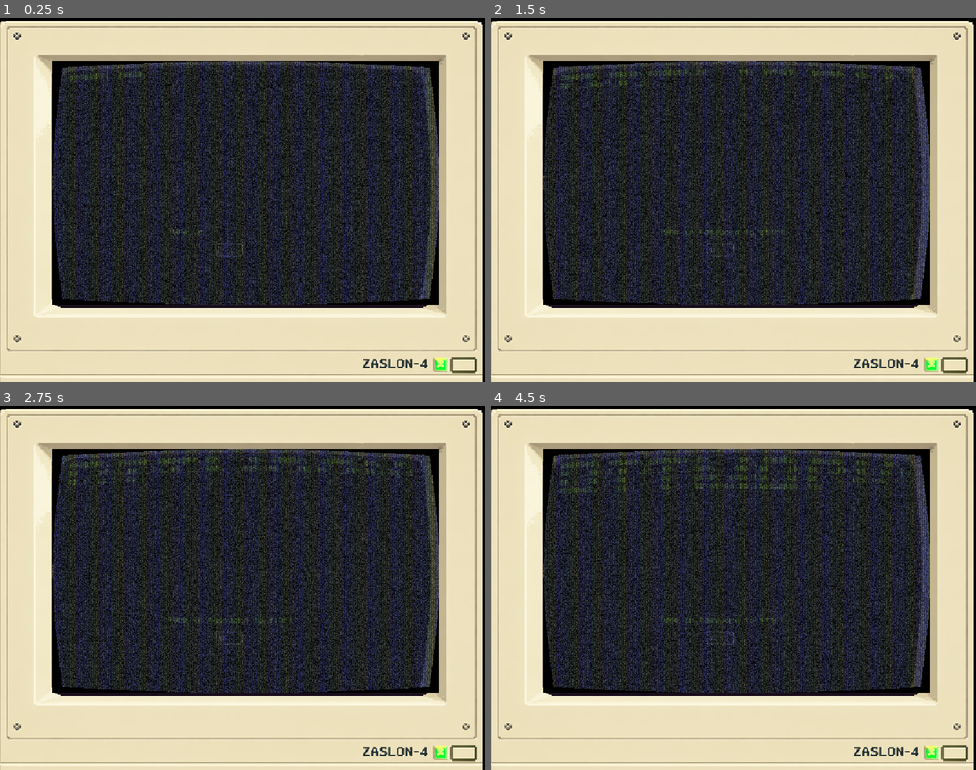
Above: before the commit, frames 1-4 (two rows, left to right).
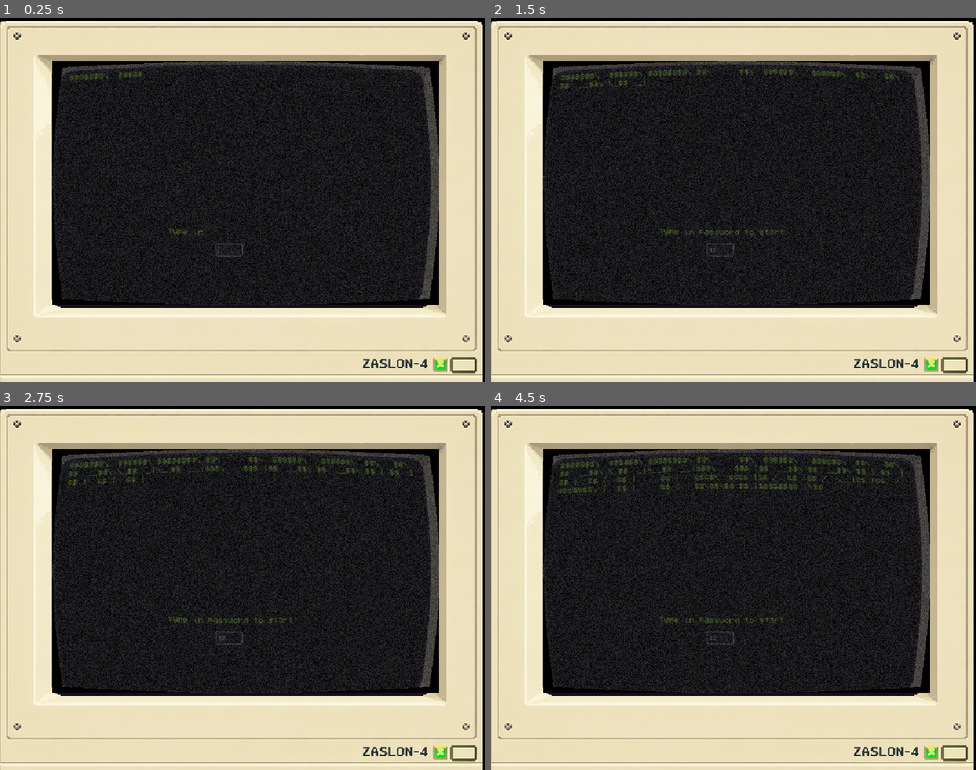
Above: after the commit, the same moments.

Repository: AdrianSmg/BITMASK--1983
Game: Godot game, scene res://Scenes/main.tscn
Same seed, same stepped clock (60 frames per second), same inputs: the game is played once before the commit and once after it.
Inputs (mouse positions are in pixels of both pictures, inside the frame that each line leads up to):
- Up to frame 1 (0.25 s): no input
- Up to frame 2 (1.5 s): click (718, 250) at 0.52 s; type "12" at 0.6 s
- Up to frame 3 (2.75 s): no input
- Up to frame 4 (4.5 s): no input

The runs differ from the first frame. In frame 1, 12% of the frame differs, in the area x 11-93%, y 11-97%; in frame 2, 12%; in frame 3, 12%; in frame 4, 12%.

Commit message:
Bug fixes + general tweaks (LEER DESC!!)
Changes:
- Arreglado el bug del dialogo.
- Nueva opcion de color en el dialogo
- Ligeros retoques al shader de la pantalla para mejor legibilidad.

NOTAS PARA FUTURO DESARROLLO:
- Cuando crees dialogo debes poner un await delante del show_dialogue ( ya hay un ejemplo )
- Los colores se acceden con Color.XXX (XXX siendo el color que sea, hay un desplegable que te muestra los colores que coincidan con tu busqueda)
- Falta el .png del post-it, el icon.png es el logo del juego. Cuando se ponga, meter textura el el nodo de sprite2D que he creado en main, solo falta poner la textura y moverlo al lado inferior izquierdo de la pantalla

Cualquier duda me dices!

Diff:
--- a/Scenes/main.tscn
+++ b/Scenes/main.tscn
@@ -3,14 +3,14 @@
 [ext_resource type="Script" uid="uid://c1lisfjvi8b86" path="res://Scripts/main.gd" id="1_jjgbg"]
 [ext_resource type="Texture2D" uid="uid://6nl2rn4lbv72" path="res://Resources/frame.png" id="2_bo1nx"]
 [ext_resource type="Shader" uid="uid://bv2ev8m3yn4oi" path="res://Shaders/crt.gdshader" id="3_8gbba"]
-[ext_resource type="Script" uid="uid://b0nra8x17equh" path="res://Scenes/Led.gd" id="4_21xkr"]
+[ext_resource type="Script" path="res://Scenes/Led.gd" id="4_21xkr"]
 
 [sub_resource type="ShaderMaterial" id="ShaderMaterial_jjvhh"]
 shader = ExtResource("3_8gbba")
 shader_parameter/crt_brightness = 1.0
-shader_parameter/crt_ghost = 0.0
-shader_parameter/crt_grid = 0.40400001919
-shader_parameter/crt_white_noise = 0.4830000229425
+shader_parameter/crt_ghost = 0.10000000475
+shader_parameter/crt_grid = 0.75600003591
+shader_parameter/crt_white_noise = 0.3290000156275
 shader_parameter/crt_curve = 0.0290000013775
 
 [sub_resource type="Gradient" id="Gradient_21xkr"]
@@ -46,15 +46,18 @@
 render_target_update_mode = 4
 
 [node name="GreenButtonGlow" type="Node2D" parent="ScreenContainer" unique_id=1694305874]
+position = Vector2(477, 360)
 
 [node name="PointLight2D" type="PointLight2D" parent="ScreenContainer/GreenButtonGlow" unique_id=1056978370]
 position = Vector2(523, 446)
 scale = Vector2(0.59375024, 0.53125)
-color = Color(0, 0.7696969, 0.23463127, 1)
+color = Color(0.23529412, 0.92156863, 0.24705882, 1)
 energy = 2.11
 texture = SubResource("GradientTexture2D_6bp64")
 script = ExtResource("4_21xkr")
 
-[node name="Sprite2D" type="Sprite2D" parent="." unique_id=1149844857]
+[node name="screen" type="Sprite2D" parent="." unique_id=1149844857]
 position = Vector2(-4, 9)
 texture = ExtResource("2_bo1nx")
+
+[node name="post-it" type="Sprite2D" parent="." unique_id=615084348]
--- a/Scripts/main.gd
+++ b/Scripts/main.gd
@@ -7,6 +7,8 @@
 var inputBar = input.instantiate()
 var objArray = [null, null]
 var arrIndex = 0
+
+var game_started = false
 
 func _ready() -> void:
 	var pos = Vector2(-480, -360)
@@ -37,10 +39,11 @@
 
 
 func _process(delta : float) -> void:
-	if (inputBar.psw() == true):
+	if (inputBar.psw() and not game_started):
+		game_started = true
 		start_game()
 
-func show_dialogue(pos, text, _font, time):
+func show_dialogue(pos, text, _font, _color, time):
 	var bubble = text_scene.instantiate()
 
 	add_child(bubble)
@@ -48,7 +51,7 @@
 	bubble.position = pos
 
 	bubble.set_text(text)
-	bubble.set_text_color(Color.GREEN_YELLOW)
+	bubble.set_text_color(_color)
 	bubble.set_font(_font)
 	bubble.start_typing()
 
@@ -81,23 +84,25 @@
 		objArray[1].kill_instance()
 	if (is_instance_valid(inputBar)) :
 		inputBar.visible = false
-	show_dialogue(Vector2(-470, -300), r"""[ ZASLON-OS v4.1 (1983) ]
+	await show_dialogue(Vector2(-470, -300), r"""[ ZASLON-OS v4.1 (1983) ]
 > MEMORY CHECK... 64KB OK.
 > LOYALTY CHECK... 100% OK.
 > HEATING MODULE... [ FAILURE ] (Wear a coat).
 > CONNECTING TO CENTRAL COMMAND...
-
 ...
 ...
+
 [ CONNECTION ESTABLISHED ]
+""", font, Color.GREEN_YELLOW, 13)
 
-
-Welcome to Bunker ZASLON-4, Comrade Operator #744.
+	await show_dialogue(Vector2(-470, -300), r"""Welcome to Bunker ZASLON-4, Comrade Operator #744.
 
 I see you found the chair. Good.
 It is still warm from Operator #733.
 He was... "reassigned" to count snowflakes in Siberia this morning.
-Try to last longer than he did. At least until lunch.""", font, 15)
+Try to last longer than he did. At least until lunch.""", font, Color.RED, 20)
+
+
 	puzzle_day_1()
 
 	# dialogue day 2
Not shown, changed: Resources/text.txt
